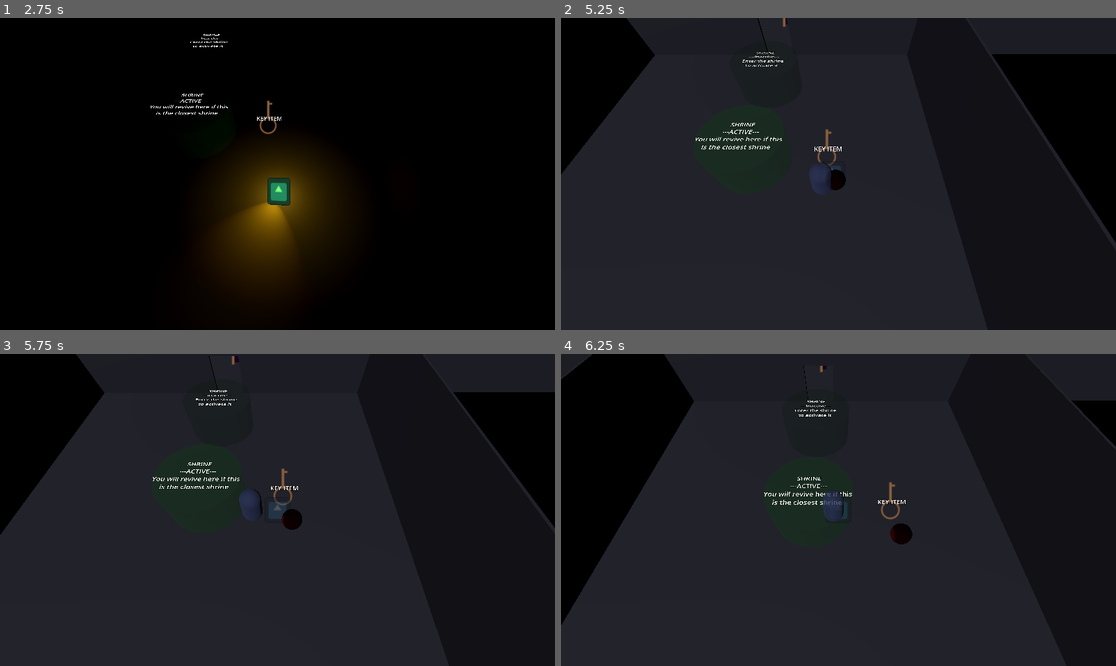
Above: before the commit, frames 1-4 (two rows, left to right).
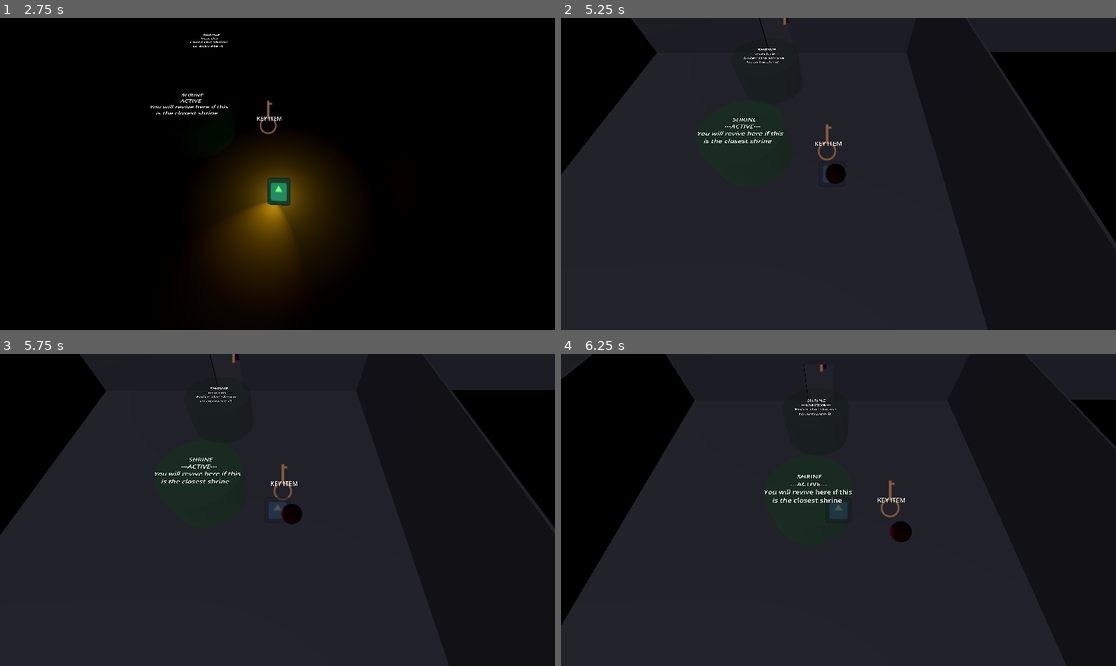
Above: after the commit, the same moments.

Repository: Rusty-Rat-Studios/dead-living-and-dying
Game: Godot game, scene res://game.tscn
The game is run twice, just before and just after one commit, with the same random seed, the same clock (stepped at 60 frames per second) and the same inputs. The engine's default icon, where the game draws it, is replaced by a stand-in: a white triangle on a blue panel in a dark square.
Inputs (mouse positions are in pixels of both pictures, inside the frame that each line leads up to):
- Up to frame 1 (2.75 s): click "START" at 0.5 s; tap Enter at 1.25 s; move the mouse to (399, 158) at 1.27 s; hold Right (ui_right) 1.28-2.03 s; tap E (interact) at 1.35 s; tap Keypad Enter (ui_accept) at 1.52, 2.27 s; move the mouse to (166, 189) at 2.02 s; hold Down (ui_down) from 2.03 s (still down); click (166, 189) at 2.1 s
- Up to frame 2 (5.25 s): move the mouse to (894, 105) at 2.77 s; release Down (ui_down) at 2.78 s; hold Right (ui_right) 2.78-3.53 s; tap Tab at 2.85, 5.1 s; move the mouse to (810, 236) at 3.52 s; hold Up (ui_up) 3.53-4.28 s; tap E (interact) at 3.6 s; tap Keypad Enter (ui_accept) at 3.77, 4.52 s; move the mouse to (1005, 220) at 4.27 s; press the mouse at (1005, 220) at 4.28 s; hold Left (ui_left) from 4.28 s (still down); move the mouse to (672, 127) at 5.02 s; release the mouse at (672, 127) at 5.03 s
- Up to frame 3 (5.75 s): keep holding Left (ui_left); tap Keypad Enter (ui_accept) at 5.27 s
- Up to frame 4 (6.25 s): move the mouse to (866, 510) at 5.77 s; release Left (ui_left) at 5.78 s; hold Down (ui_down) from 5.78 s (still down); tap E (interact) at 5.85 s

Frame 1 is identical in both runs. In frame 2, 1.4% of the frame differs, in the area x 0-100%, y 0-67%; in frame 3, 1.4%, in the area x 13-100%, y 0-57%; in frame 4, 1.0%.

Commit message:
Remove ghost from bottom room

Diff:
--- a/game.tscn
+++ b/game.tscn
@@ -77,9 +77,6 @@
 [node name="KeyItemWorld" parent="WorldGrid/RoomBottom" instance=ExtResource("12_tee81")]
 transform = Transform3D(1, 0, 0, 0, 1, 0, 0, 0, 1, 4, 1, 0)
 
-[node name="Ghost" parent="WorldGrid/RoomBottom" instance=ExtResource("9_t4a6d")]
-transform = Transform3D(1, 0, 0, 0, 1, 0, 0, 0, 1, 0, 1, 0)
-
 [node name="RoomCenter" type="Node3D" parent="WorldGrid"]
 transform = Transform3D(1, 0, 0, 0, 1, 0, 0, 0, 1, 0, 0, -20)
 script = ExtResource("10_uwref")
